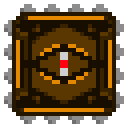
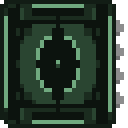
Revision of a layered 128×128 image; what changed, layer by layer:
hid "picks" over [left=0, top=0, right=116, bottom=128]
added layer "tile20" above "tile19" over [left=0, top=0, right=116, bottom=128]
hid "saw6" (2nd of 2) over [left=12, top=12, right=116, bottom=116]
